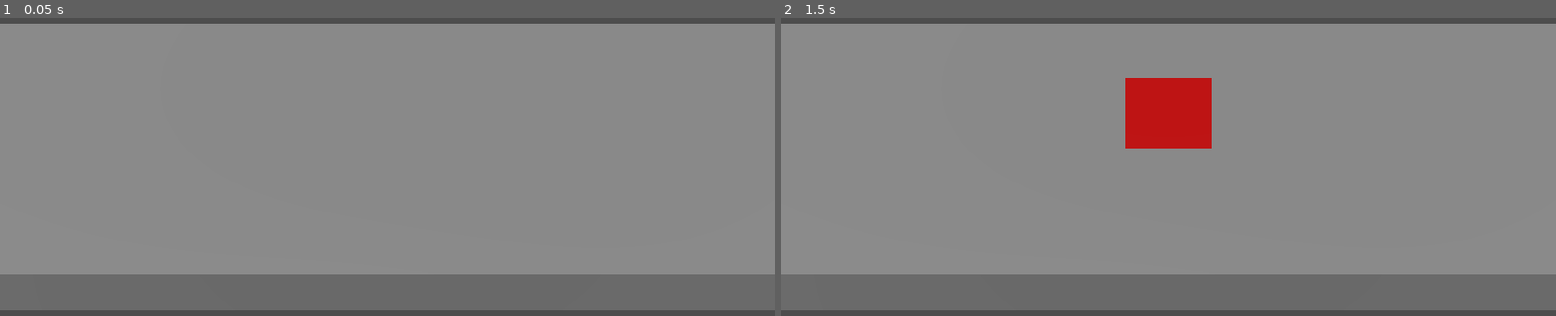
Above: before the commit, frames 1-2 (left to right).
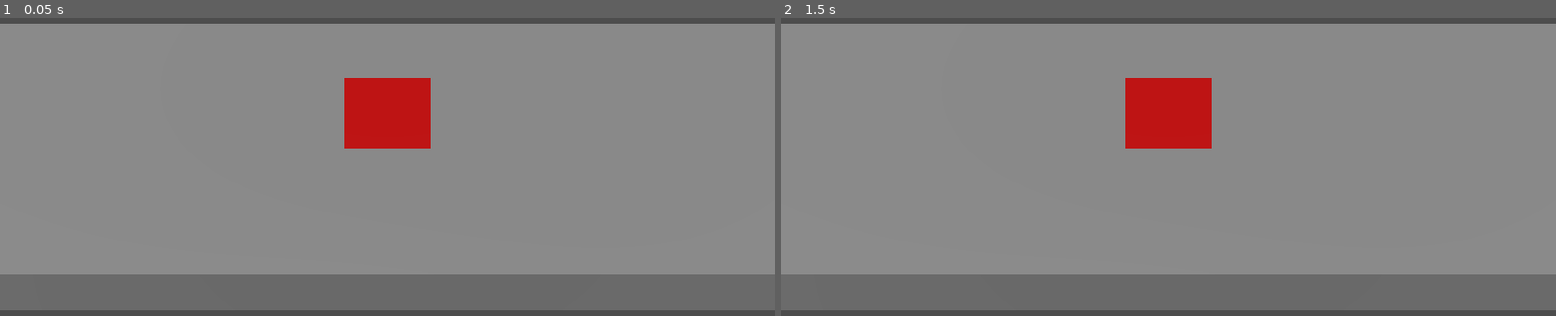
Above: after the commit, the same moments.

Repository: amari-charles/project-summoner
Game: Godot game, scene res://scenes/battlefield/paper_mario_test.tscn
Same seed, same stepped clock (60 frames per second), same inputs: the game is played once before the commit and once after it. This scene is started directly instead of the project's main scene.
Inputs (mouse positions are in pixels of both pictures, inside the frame that each line leads up to):
- Up to frame 1 (0.05 s): no input
- Up to frame 2 (1.5 s): tap Enter at 0.5 s; move the mouse to (1339, 128) at 0.52 s; tap 1 at 0.6 s; click (1339, 128) at 0.67 s; tap Space at 1.25 s; drag from (1013, 169) to (1129, 235) at 1.27 s

The runs differ from the first frame. In frame 1, 2.6% of the frame differs, in the area x 44-56%, y 20-44%; in frame 2, nothing differs.
Error before the commit: Parse Error: Invalid numeric notation. (res://scripts/battlefield/paper_mario_character.gd:7)

Commit message:
Fix: Rename 2DModel to Model2D (node names can't start with numbers)

Diff:
--- a/scenes/battlefield/paper_mario_test.tscn
+++ b/scenes/battlefield/paper_mario_test.tscn
@@ -43,9 +43,9 @@
 transparent_bg = true
 size = Vector2i(100, 100)
 
-[node name="2DModel" type="Node2D" parent="TestCharacter/Sprite3D/SubViewport"]
+[node name="Model2D" type="Node2D" parent="TestCharacter/Sprite3D/SubViewport"]
 
-[node name="TestSprite" type="ColorRect" parent="TestCharacter/Sprite3D/SubViewport/2DModel"]
+[node name="TestSprite" type="ColorRect" parent="TestCharacter/Sprite3D/SubViewport/Model2D"]
 visible = true
 offset_right = 100.0
 offset_bottom = 100.0
--- a/scripts/battlefield/paper_mario_character.gd
+++ b/scripts/battlefield/paper_mario_character.gd
@@ -4,8 +4,8 @@
 
 @onready var sprite_3d: Sprite3D = $Sprite3D
 @onready var viewport: SubViewport = $Sprite3D/SubViewport
-@onready var model_2d: Node2D = $Sprite3D/SubViewport/2DModel
-@onready var test_sprite: ColorRect = $Sprite3D/SubViewport/2DModel/TestSprite
+@onready var model_2d: Node2D = $Sprite3D/SubViewport/Model2D
+@onready var test_sprite: ColorRect = $Sprite3D/SubViewport/Model2D/TestSprite
 
 func _ready() -> void:
 	print("=== Paper Mario Character Debug ===")
